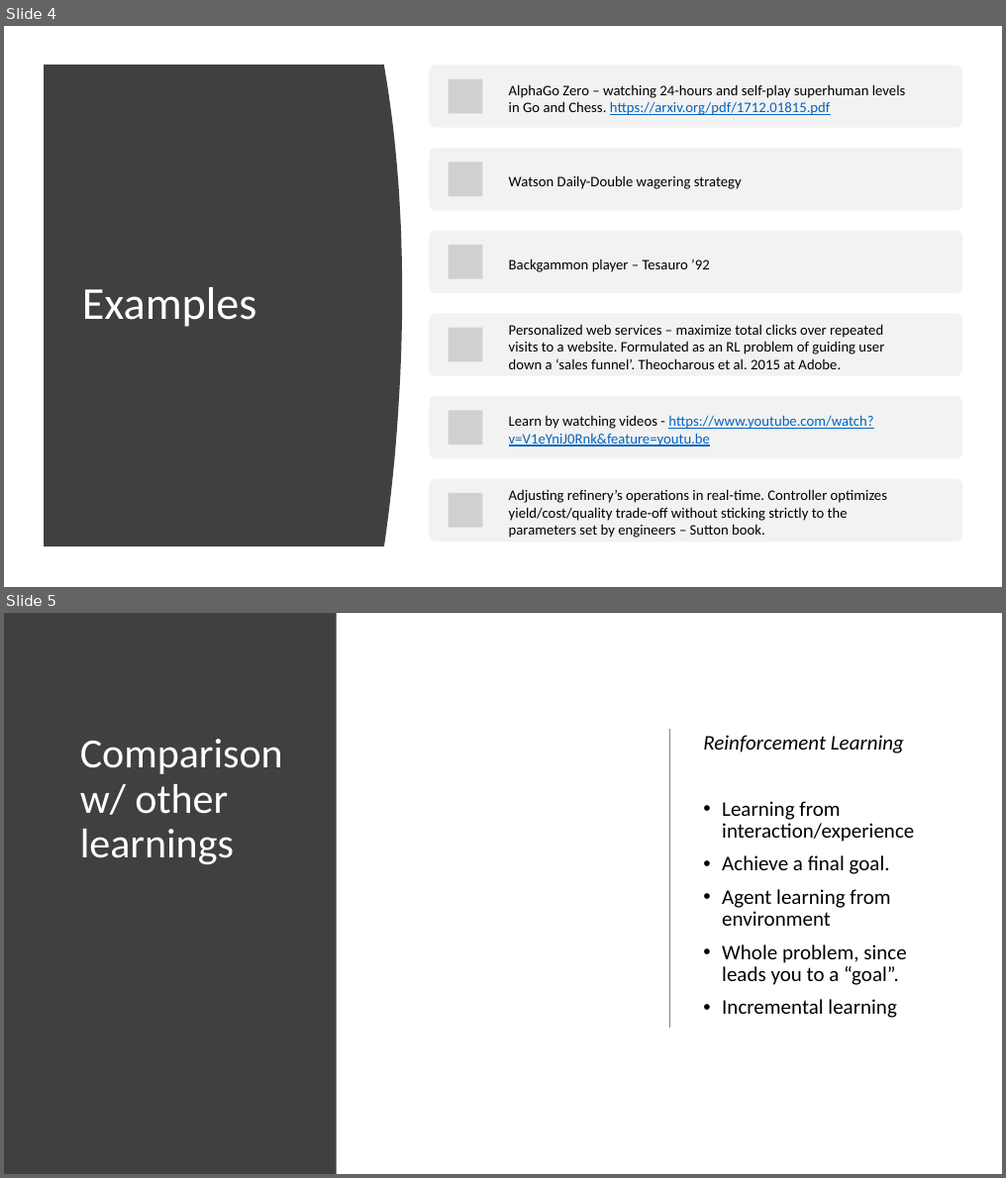
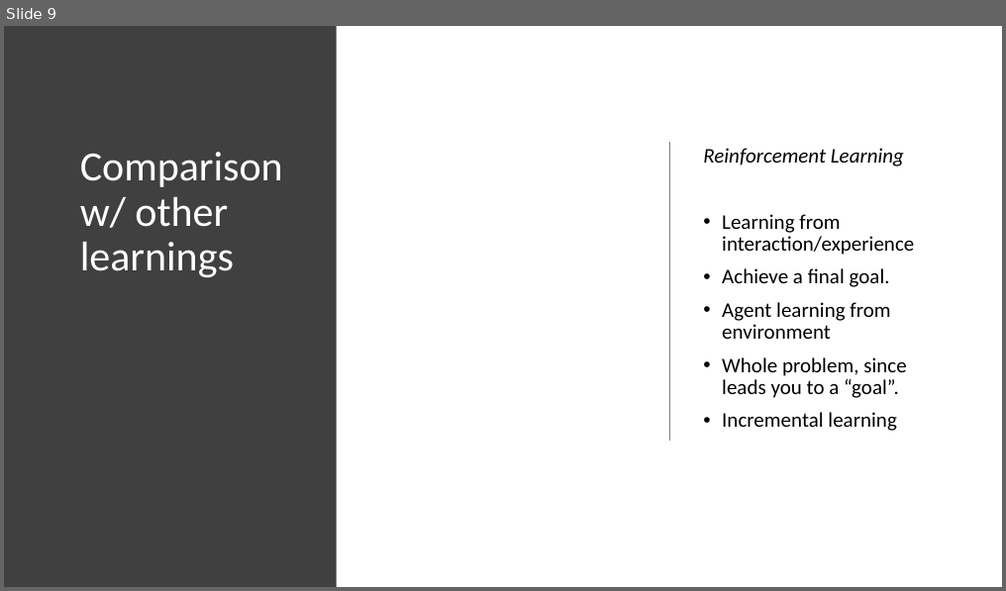
Before and after one commit to ameet123/rl_demo, a slide deck: RL.pptx. Shown one above the other, each under a label of ours: slides 4 and 5 before the commit, slide 9 after it. The pictures are 1006x1178 and 1006x591 pixels, drawn with LibreOffice and Linux fonts; fonts in the diff are those of the drawing; grey boxes stand for pictures. Boxes give left, top, right and bottom in pixels: in the first picture for what was removed or moved away, otherwise in the second. Text is boxed around its words. In the diff, an @@ line names an element or a change of style, - is before the commit and + after.

```diff
--- a/RL.pptx
+++ b/RL.pptx
@@ slide 4 removed at <box>4,26,1002,587</box>, background #FFFFFF @@
@@ freeform shape removed at <box>44,65,402,547</box> @@
@@ title removed at <box>82,287,257,327</box> @@
-Examples
@@ group removed at <box>430,65,962,542</box>: 6 rounded rectangles, 6 pictures, 6 texts @@
-AlphaGo Zero – watching 24-hours and self-play superhuman levels in Go and Chess. https://arxiv.org/pdf/1712.01815.pdf
-Watson Daily-Double wagering strategy
-Backgammon player – Tesauro ’92
-Personalized web services – maximize total clicks over repeated visits to a website. Formulated as an RL problem of guiding user down a ‘sales funnel’. Theocharous et al. 2015 at Adobe.
-Learn by watching videos - https://www.youtube.com/watch?v=V1eYniJ0Rnk&feature=youtu.be
-Adjusting refinery’s operations in real-time. Controller optimizes yield/cost/quality trade-off without sticking strictly to the parameters set by engineers – Sutton book.
@@ what was slide 5 is now slide 9 @@
```
Also in this commit, not shown: 2 slides changed, 6 slides added.
